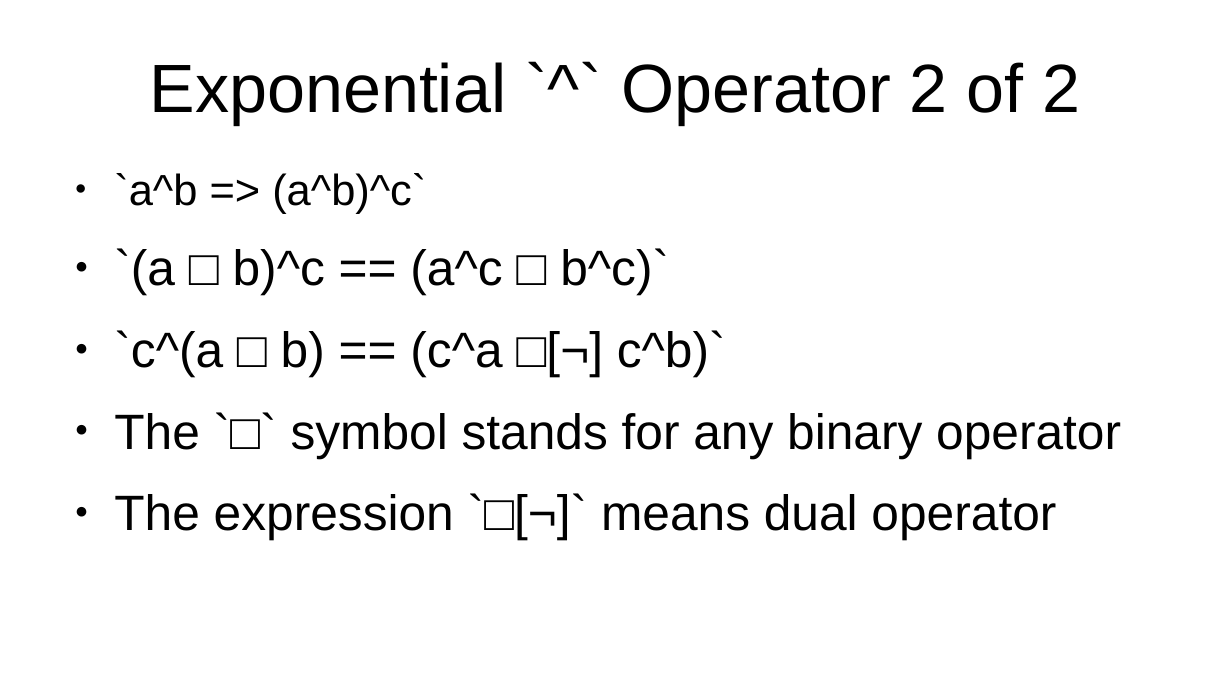
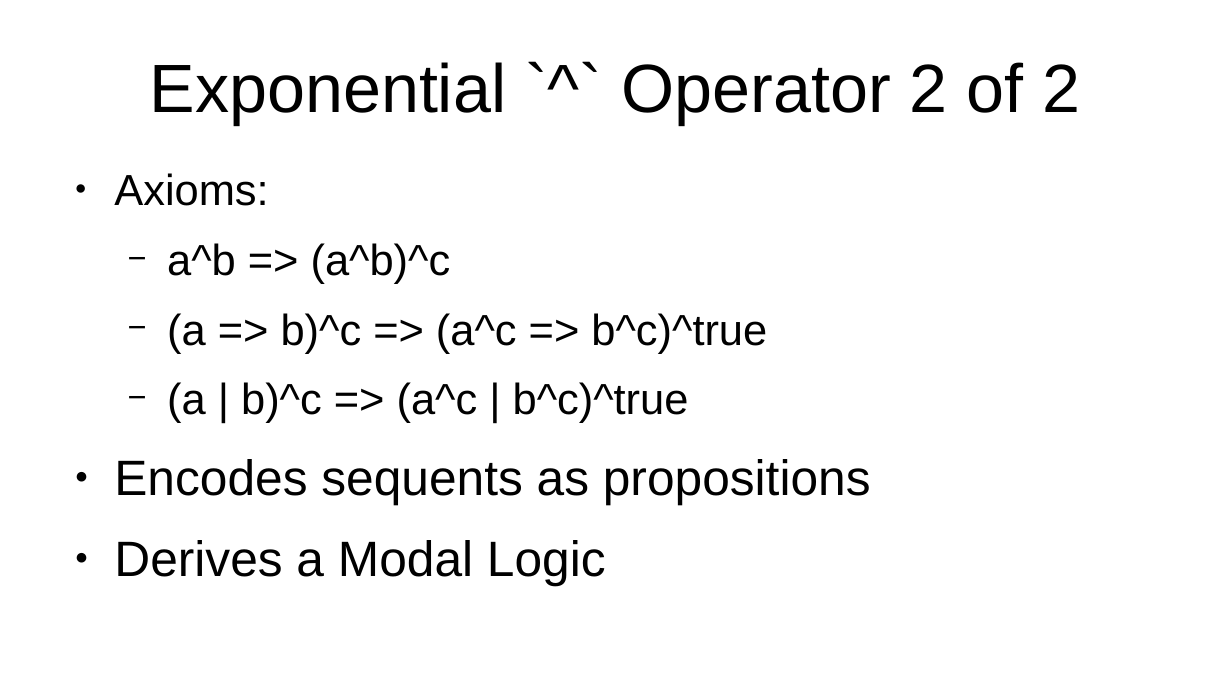
Before and after one commit to advancedresearch/path_semantics, a slide deck: slide 6 of papers-wip2/introduction-to-psq.odp. Drawn at 1232x693 pixels with LibreOffice and Linux fonts; fonts in the diff are those of the drawing. Boxes give left, top, right and bottom in pixels: in the first picture for what was removed or moved away, otherwise in the second. Text is boxed around its words. In the diff, an @@ line names an element or a change of style, - is before the commit and + after.

Commit message:
Updated with new HOOO EP axioms
- Removed `◇` from the last slide (since it was taken out earlier)

```diff
--- a/papers-wip2/introduction-to-psq.odp
+++ b/papers-wip2/introduction-to-psq.odp
@@ text at <box>114,173,871,586</box>: text changed; size 32 to 28 pt @@
-● `a^b => (a^b)^c`
-● `(a □ b)^c == (a^c □ b^c)`
-● `c^(a □ b) == (c^a □[¬] c^b)`
-● The `□` symbol stands for any binary operator
-● The expression `□[¬]` means dual operator
+● Axioms:
+  − a^b => (a^b)^c
+  − (a => b)^c => (a^c => b^c)^true
+  − (a | b)^c => (a^c | b^c)^true
+● Encodes sequents as propositions
+● Derives a Modal Logic
```
Also in this commit, not shown: 2 other slides changed, 1 other file.
